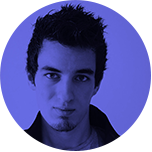
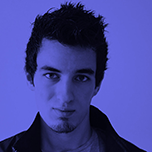
The second 152px x 152px image is a revision of the first. Changes to its layers:
painted on "damien" over left=0, top=0, right=152, bottom=152
hid "Ellipse 1" over left=0, top=0, right=151, bottom=151
showed "Calque 1" over left=0, top=0, right=152, bottom=152
